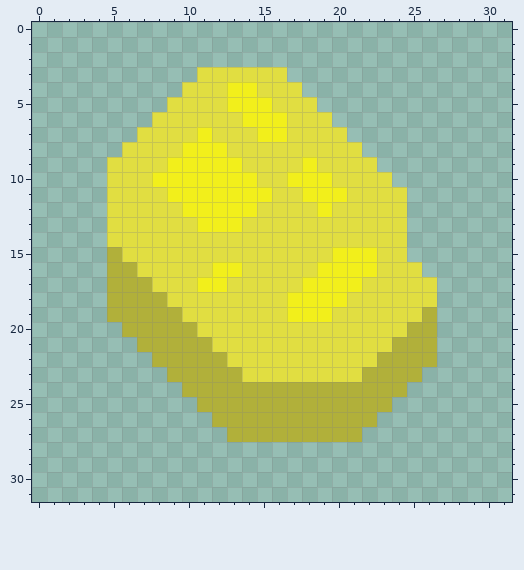
Pixel-art sprite: sprites/items/sulfur.png. This is how it looked before the edit.
The file is 32x32 pixels.
The result:
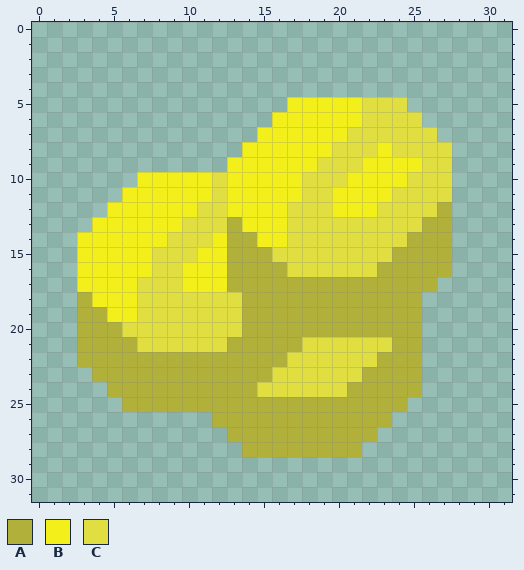
Palette (. is transparent): A #b1b03a  B #f2ef1b  C #e1de41
What changed:
Changed rows in their new state; - is an unchanged pixel.
first column x 3:
 3 --------......-----------
 4 -------........----------
 5 ------........BBBBBCCC---
 6 -----........-BBBBBCCCC--
 7 ----........--BBBBCCCCCC-
 8 ---........BBBBBB--CBCCCC
 9 --........-BBBB----BBBBCC
10 --..B----C--BB-CC-BBBBCCC
11 --.BBB---C---BBCC-BBB-CCC
12 --BBBBB-CC--BB--CBBB--CCA
13 -BBBBBB-CCABBB--------CAA
14 BBBBBB---BAABB--------AAA
15 BBBBB---BBAAA----CCC-AAAA
16 BBBBB--BB-AAAA--CCCCAAAAA
17 BBBBC--B--AAAAAAAAAAAAAA-
18 ABBBCC-----AAAAAAAAAAAA.-
19 AABBCCC----AAAAAAAAAAAA.-
20 AAACCCCC---AAAAAAAAAAA-.-
21 AAAACCCCC-AAAAA--------.-
22 AAAAA-----AAAA---------.-
23 -AAAAA-----AA------------
24 --AAAAA-----CCCCCC----A--
25 ---AAAAA-------------A---
26 --------------------A----
27 -------------------A-----
28 -----------AAAAAAAA------
